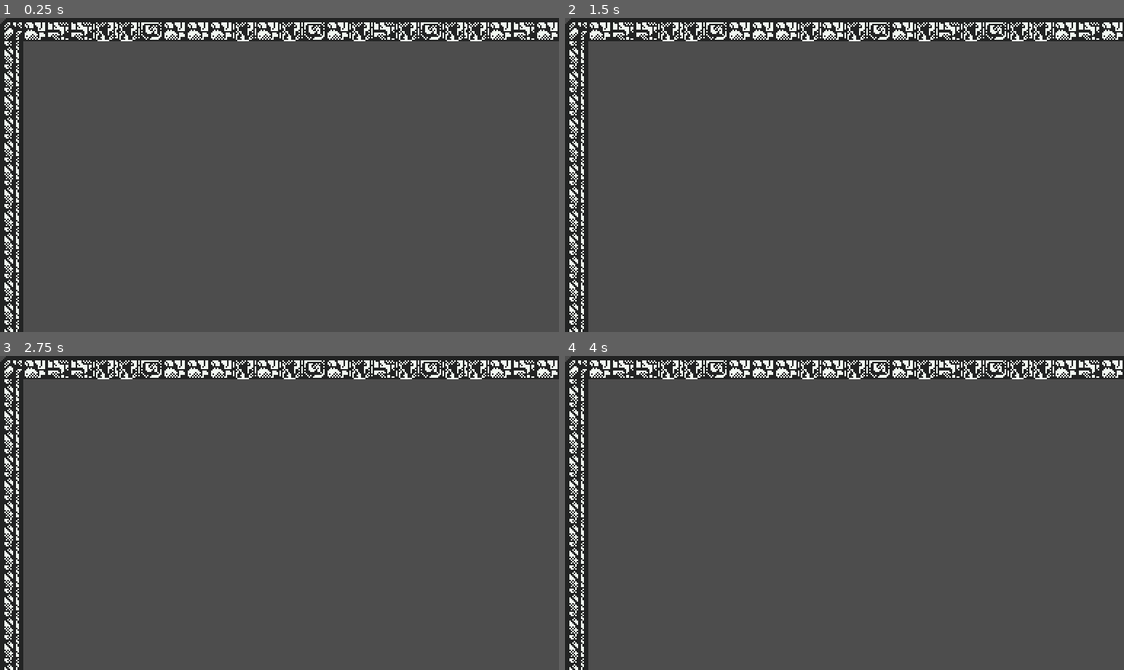
Above: before the commit, frames 1-4 (two rows, left to right).
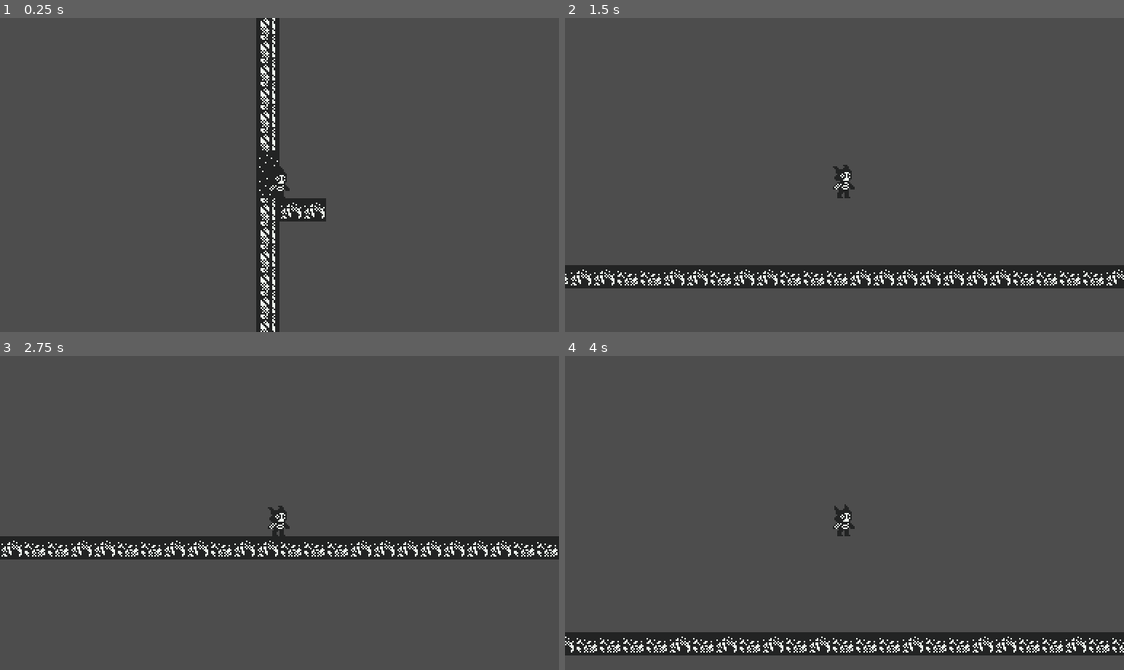
Above: after the commit, the same moments.

Repository: SpeedOfSmell/cryptid-caper
Game: Godot game, scene res://assets/game/game_manager.tscn
Same seed, same stepped clock (60 frames per second), same inputs: the game is played once before the commit and once after it.
Inputs:
- Up to frame 1 (0.25 s): no input
- Up to frame 2 (1.5 s): tap Enter (ui_accept) at 0.5, 0.6, 0.77, 1.07, 1.35 s; hold Right (ui_right) from 0.53 s (still down)
- Up to frame 3 (2.75 s): tap Enter (ui_accept) at 1.52, 1.82, 2.1 s; release Right (ui_right) at 2.03 s; hold Left (ui_left) from 2.03 s (still down)
- Up to frame 4 (4 s): release Left (ui_left) at 2.78 s; hold Right (ui_right) from 2.78 s (still down); tap Enter (ui_accept) at 2.85, 3.02, 3.32, 3.6, 3.77 s

The runs differ from the first frame. In frame 1, 16% of the frame differs, in the area x 0-100%, y 0-100%; in frame 2, 18%; in frame 3, 18%; in frame 4, 18%.

Commit message:
Add initial basic levelgen (#4)
* add door generation

* add player spawn

Diff:
--- /dev/null
+++ b/assets/game/player/player.tscn
@@ -0,0 +1,75 @@
+[gd_scene format=3 uid="uid://b1jbsp8xj45we"]
+
+[ext_resource type="Texture2D" uid="uid://bindynisp4dpp" path="res://assets/game/player/Ch_idle_48x96.png" id="1_buion"]
+[ext_resource type="Script" uid="uid://d3xulsxarhdp8" path="res://assets/game/player/player_controller.gd" id="2_43lnt"]
+
+[sub_resource type="RectangleShape2D" id="RectangleShape2D_buion"]
+size = Vector2(15, 23)
+
+[sub_resource type="AtlasTexture" id="AtlasTexture_43lnt"]
+atlas = ExtResource("1_buion")
+region = Rect2(0, 0, 16, 32)
+
+[sub_resource type="AtlasTexture" id="AtlasTexture_2u2wg"]
+atlas = ExtResource("1_buion")
+region = Rect2(16, 0, 16, 32)
+
+[sub_resource type="AtlasTexture" id="AtlasTexture_e1gxu"]
+atlas = ExtResource("1_buion")
+region = Rect2(32, 0, 16, 32)
+
+[sub_resource type="AtlasTexture" id="AtlasTexture_rc4mk"]
+atlas = ExtResource("1_buion")
+region = Rect2(0, 32, 16, 32)
+
+[sub_resource type="AtlasTexture" id="AtlasTexture_4cae2"]
+atlas = ExtResource("1_buion")
+region = Rect2(16, 32, 16, 32)
+
+[sub_resource type="AtlasTexture" id="AtlasTexture_mdg0c"]
+atlas = ExtResource("1_buion")
+region = Rect2(32, 32, 16, 32)
+
+[sub_resource type="SpriteFrames" id="SpriteFrames_qe432"]
+animations = [{
+"frames": [{
+"duration": 1.0,
+"texture": SubResource("AtlasTexture_43lnt")
+}, {
+"duration": 1.0,
+"texture": SubResource("AtlasTexture_2u2wg")
+}, {
+"duration": 1.0,
+"texture": SubResource("AtlasTexture_e1gxu")
+}, {
+"duration": 1.0,
+"texture": SubResource("AtlasTexture_rc4mk")
+}, {
+"duration": 1.0,
+"texture": SubResource("AtlasTexture_4cae2")
+}, {
+"duration": 1.0,
+"texture": SubResource("AtlasTexture_mdg0c")
+}],
+"loop": 1,
+"name": &"idle",
+"speed": 8.0
+}]
+
+[node name="Player" type="Node2D" unique_id=2137851023]
+
+[node name="CharacterBody2D" type="CharacterBody2D" parent="." unique_id=182611236]
+position = Vector2(0, -16)
+script = ExtResource("2_43lnt")
+
+[node name="CollisionShape2D" type="CollisionShape2D" parent="CharacterBody2D" unique_id=1864006372]
+position = Vector2(-0.5, 4.5)
+shape = SubResource("RectangleShape2D_buion")
+
+[node name="AnimatedSprite2D" type="AnimatedSprite2D" parent="CharacterBody2D" unique_id=232347387]
+sprite_frames = SubResource("SpriteFrames_qe432")
+animation = &"idle"
+autoplay = "idle"
+frame_progress = 0.95405537
+
+[node name="Camera2D" type="Camera2D" parent="CharacterBody2D" unique_id=1086983367]
--- /dev/null
+++ b/assets/game/player/player_controller.gd
@@ -0,0 +1,25 @@
+extends CharacterBody2D
+
+
+const SPEED = 300.0
+const JUMP_VELOCITY = -400.0
+
+
+func _physics_process(delta):
+	# Add the gravity.
+	if not is_on_floor():
+		velocity += get_gravity() * delta
+
+	# Handle jump.
+	if Input.is_action_just_pressed("ui_accept") and is_on_floor():
+		velocity.y = JUMP_VELOCITY
+
+	# Get the input direction and handle the movement/deceleration.
+	# As good practice, you should replace UI actions with custom gameplay actions.
+	var direction = Input.get_axis("ui_left", "ui_right")
+	if direction:
+		velocity.x = direction * SPEED
+	else:
+		velocity.x = move_toward(velocity.x, 0, SPEED)
+
+	move_and_slide()
--- a/assets/game/room_manager/room.gd
+++ b/assets/game/room_manager/room.gd
@@ -1,5 +1,7 @@
 class_name Room
 extends Node2D
+
+const player_scene = preload("res://assets/game/player/player.tscn")
 
 const CEILING_TILES: Array[Vector2i] = [Vector2i(1,0), Vector2i(2,0), Vector2i(3,0), Vector2i(4,0)]
 const FLOOR_TILES: Array[Vector2i] = [Vector2i(1,2), Vector2i(2,2), Vector2i(3,2), Vector2i(4,2)]
@@ -9,22 +11,33 @@
 const RIGHTCEILING_TILE: Vector2i = Vector2i(5,0)
 const LEFTFLOOR_TILE: Vector2i = Vector2i(0,2)
 const RIGHTFLOOR_TILE: Vector2i = Vector2i(5,2)
+const DOOR_TILE: Vector2i = Vector2i(4, 1)
+
+const TILEMAP_SOURCE_ID = 0
+
 
 var tilemap: TileMapLayer
 
 # Width of the room in tiles
-var room_width
+var room_width: int
 # Height of the room in tiles
-var room_height
+var room_height: int
+# Size of tiles in pixels
+var tile_size: Vector2i
 
 var previous_room: Room
 var next_room: Array[Room]
 
-func setup(width: int, height: int):
-	room_width = width
-	room_height = height
+func generate(prev_room: Room):
+	room_width = 64
+	room_height = 32
 
 	tilemap = $TileMapLayer
+	tile_size = tilemap.tile_set.tile_size
+
+	generate_walls()
+	var entry_door_pos:Vector2i = generate_doors()
+	spawn_player(entry_door_pos)
 
 # Called when the node enters the scene tree for the first time.
 func _ready():
@@ -36,15 +49,52 @@
 	pass
 
 func generate_walls():
+	# Create ceiling/floor
 	for x in range(1, room_width - 1):
-		tilemap.set_cell(Vector2i(x, 0), 0, CEILING_TILES.pick_random())
-		tilemap.set_cell(Vector2i(x, room_height - 1), 0, FLOOR_TILES.pick_random())
+		tilemap.set_cell(Vector2i(x, 0), TILEMAP_SOURCE_ID, CEILING_TILES.pick_random())
+		tilemap.set_cell(Vector2i(x, room_height - 1), TILEMAP_SOURCE_ID, FLOOR_TILES.pick_random())
 
+	# Create side walls
 	for y in range(1, room_height - 1):
-		tilemap.set_cell(Vector2i(0, y), 0, LEFTWALL_TILES.pick_random())
-		tilemap.set_cell(Vector2i(room_width - 1, y), 0, RIGHTWALL_TILES.pick_random())
+		tilemap.set_cell(Vector2i(0, y), TILEMAP_SOURCE_ID, LEFTWALL_TILES.pick_random())
+		tilemap.set_cell(Vector2i(room_width - 1, y), TILEMAP_SOURCE_ID, RIGHTWALL_TILES.pick_random())
 
-	tilemap.set_cell(Vector2i(0,0), 0, LEFTCEILING_TILE)
-	tilemap.set_cell(Vector2i(room_width - 1, 0), 0, RIGHTCEILING_TILE)
-	tilemap.set_cell(Vector2i(0, room_height - 1), 0, LEFTFLOOR_TILE)
-	tilemap.set_cell(Vector2i(room_width - 1, room_height - 1), 0, RIGHTFLOOR_TILE)
+	# Create corners
+	tilemap.set_cell(Vector2i(0,0), TILEMAP_SOURCE_ID, LEFTCEILING_TILE)
+	tilemap.set_cell(Vector2i(room_width - 1, 0), TILEMAP_SOURCE_ID, RIGHTCEILING_TILE)
+	tilemap.set_cell(Vector2i(0, room_height - 1), TILEMAP_SOURCE_ID, LEFTFLOOR_TILE)
+	tilemap.set_cell(Vector2i(room_width - 1, room_height - 1), TILEMAP_SOURCE_ID, RIGHTFLOOR_TILE)
+
+# Returns bottom of entry door in tile coordinates
+func generate_doors() -> Vector2i:
+	# Bottom tile of the entry door will be in the center of the height of the room +/- 10% of the total room height
+	var entry_door_y = room_height / 2 + randi_range(-int(room_height * .10), int(room_height * .10))
+	tilemap.set_cell(Vector2i(0, entry_door_y), TILEMAP_SOURCE_ID, DOOR_TILE)
+	tilemap.set_cell(Vector2i(0, entry_door_y - 1), TILEMAP_SOURCE_ID, DOOR_TILE)
+
+	# Entry platform
+	tilemap.set_cell(Vector2i(1, entry_door_y + 1), TILEMAP_SOURCE_ID, FLOOR_TILES.pick_random())
+	tilemap.set_cell(Vector2i(2, entry_door_y + 1), TILEMAP_SOURCE_ID, FLOOR_TILES.pick_random())
+
+	var exit_doors_num = randi_range(1, 2)
+	for i in exit_doors_num:
+		# Divide the full room into equal portions for each door
+		var exit_door_range = room_height / exit_doors_num
+		# Bottom tile of each exit door will be in the center of its relative allocated y space +/- 10% of the allocated height
+		var exit_door_relative_y = exit_door_range / 2 + randi_range(-int(exit_door_range * .10), int(exit_door_range * .10))
+		# Move the exit door down the appropriate number of relative heights
+		var exit_door_y = exit_door_relative_y + (exit_door_range * i)
+
+		tilemap.set_cell(Vector2i(room_width - 1, exit_door_y), TILEMAP_SOURCE_ID, DOOR_TILE)
+		tilemap.set_cell(Vector2i(room_width - 1, exit_door_y - 1), TILEMAP_SOURCE_ID, DOOR_TILE)
+
+		# Exit platform
+		tilemap.set_cell(Vector2i(room_width - 2, exit_door_y + 1), TILEMAP_SOURCE_ID, FLOOR_TILES.pick_random())
+		tilemap.set_cell(Vector2i(room_width - 3, exit_door_y + 1), TILEMAP_SOURCE_ID, FLOOR_TILES.pick_random())
+
+	return Vector2i(0, entry_door_y)
+
+func spawn_player(entry_door_pos: Vector2i):
+	var player: Node2D = player_scene.instantiate()
+	player.position = Vector2i((entry_door_pos.x + 1) * tile_size.x, entry_door_pos.y * tile_size.y)
+	add_child(player)
--- a/assets/game/room_manager/room.tscn
+++ b/assets/game/room_manager/room.tscn
@@ -6,39 +6,54 @@
 [sub_resource type="TileSetAtlasSource" id="TileSetAtlasSource_bisa2"]
 texture = ExtResource("2_i1cxt")
 0:0/0 = 0
+0:0/0/physics_layer_0/polygon_0/points = PackedVector2Array(-8, -8, 8, -8, 8, 8, -8, 8)
 1:0/0 = 0
+1:0/0/physics_layer_0/polygon_0/points = PackedVector2Array(-8, -8, 8, -8, 8, 8, -8, 8)
 2:0/0 = 0
+2:0/0/physics_layer_0/polygon_0/points = PackedVector2Array(-8, -8, 8, -8, 8, 8, -8, 8)
 3:0/0 = 0
+3:0/0/physics_layer_0/polygon_0/points = PackedVector2Array(-8, -8, 8, -8, 8, 8, -8, 8)
 4:0/0 = 0
+4:0/0/physics_layer_0/polygon_0/points = PackedVector2Array(-8, -8, 8, -8, 8, 8, -8, 8)
 5:0/0 = 0
+5:0/0/physics_layer_0/polygon_0/points = PackedVector2Array(-8, -8, 8, -8, 8, 8, -8, 8)
 6:0/0 = 0
 7:0/0 = 0
 8:0/0 = 0
 9:0/0 = 0
 10:0/0 = 0
 0:1/0 = 0
+0:1/0/physics_layer_0/polygon_0/points = PackedVector2Array(-8, -8, 8, -8, 8, 8, -8, 8)
 1:1/0 = 0
 2:1/0 = 0
 3:1/0 = 0
 4:1/0 = 0
 5:1/0 = 0
+5:1/0/physics_layer_0/polygon_0/points = PackedVector2Array(-8, -8, 8, -8, 8, 8, -8, 8)
 6:1/0 = 0
 7:1/0 = 0
 8:1/0 = 0
 9:1/0 = 0
 10:1/0 = 0
 0:2/0 = 0
+0:2/0/physics_layer_0/polygon_0/points = PackedVector2Array(-8, -8, 8, -8, 8, 8, -8, 8)
 1:2/0 = 0
+1:2/0/physics_layer_0/polygon_0/points = PackedVector2Array(-8, -8, 8, -8, 8, 8, -8, 8)
 2:2/0 = 0
+2:2/0/physics_layer_0/polygon_0/points = PackedVector2Array(-8, -8, 8, -8, 8, 8, -8, 8)
 3:2/0 = 0
+3:2/0/physics_layer_0/polygon_0/points = PackedVector2Array(-8, -8, 8, -8, 8, 8, -8, 8)
 4:2/0 = 0
+4:2/0/physics_layer_0/polygon_0/points = PackedVector2Array(-8, -8, 8, -8, 8, 8, -8, 8)
 5:2/0 = 0
+5:2/0/physics_layer_0/polygon_0/points = PackedVector2Array(-8, -8, 8, -8, 8, 8, -8, 8)
 7:2/0 = 0
 8:2/0 = 0
 9:2/0 = 0
 10:2/0 = 0
 
 [sub_resource type="TileSet" id="TileSet_1lvrn"]
+physics_layer_0/collision_layer = 1
 sources/0 = SubResource("TileSetAtlasSource_bisa2")
 
 [node name="Room" type="Node2D" unique_id=1823068760]
--- a/assets/game/room_manager/room_manager.gd
+++ b/assets/game/room_manager/room_manager.gd
@@ -19,9 +19,5 @@
 
 func generate_first_room() -> Room:
 	var first_room = ROOM_SCENE.instantiate()
-	first_room.setup(64, 32)
-
-	first_room.previous_room = null
-	first_room.generate_walls()
-
+	first_room.generate(null)
 	return first_room
Binary file added: assets/game/player/Ch_idle_48x96.png
Not shown, added: assets/game/player/Ch_idle_48x96.png.import
Not shown, added: assets/game/player/player_controller.gd.uid
